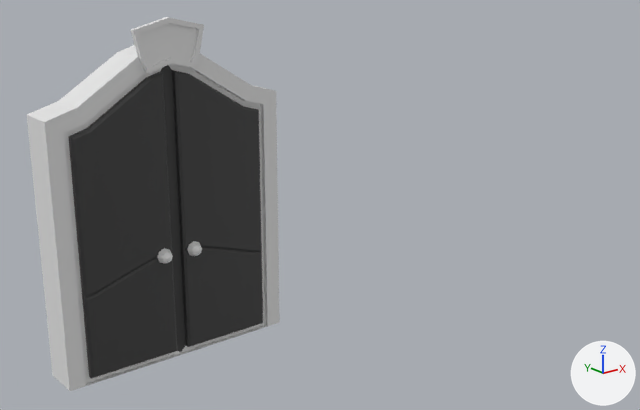
The Blender file assets3d/mansion/items.blend: old version first, new version second.
Both versions are drawn from a 50 mm camera at (-3.31, -6.14, 3.41) aimed at (1.79, 0.24, 0.86). Lighting does not change. The marker at lower right points along +X, +Y and +Z.

In view in the first picture: 'Big_door'.
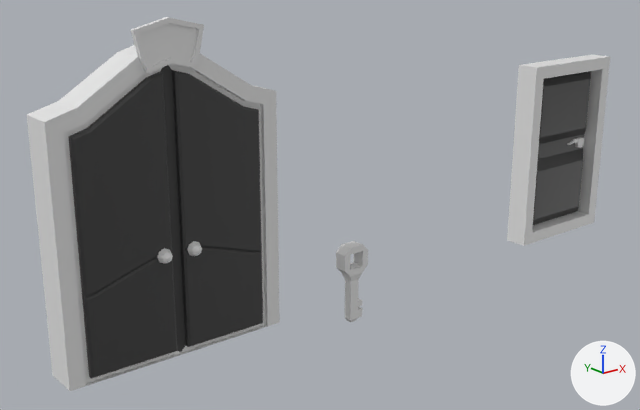
The newer file is also turned or shifted as a whole; pictures and numbers use the older file's frame.

What the commit changed:
Mesh me_cube_002 is new.
It has 89 vertices, 79 faces and spans x -0.66..0.66, y -0.24..0.0, z 0.0..2.0.
Faces by material slot: [68, 11].
It uses material mat_material (white #e7e7e7).
It uses material mat_material_001 (black #3e3e3e).
Mesh me_cube_001 is new.
It has 56 vertices, 60 faces and spans x -0.146..0.146, y -0.069..0.069, z -0.331..0.478.
Object 'Door' (ob_door) is new; it shows me_cube_002.
Its location is (5.0, 0.0, 0.0).
Object 'Key' (ob_key) is new; it shows me_cube_001.
Its location is (2.0, 0.0, 0.0).

Where the change shows, as pixel boxes [x1, y1, x2, y2] in the pictures (640 x 410 px):
'Door', added: after [507, 54, 610, 246]
    faces in mat_material (white #e7e7e7): [507, 54, 610, 246]
    faces in mat_material_001 (black #3e3e3e): [533, 71, 591, 225]
'Key', added: after [336, 241, 368, 322]
